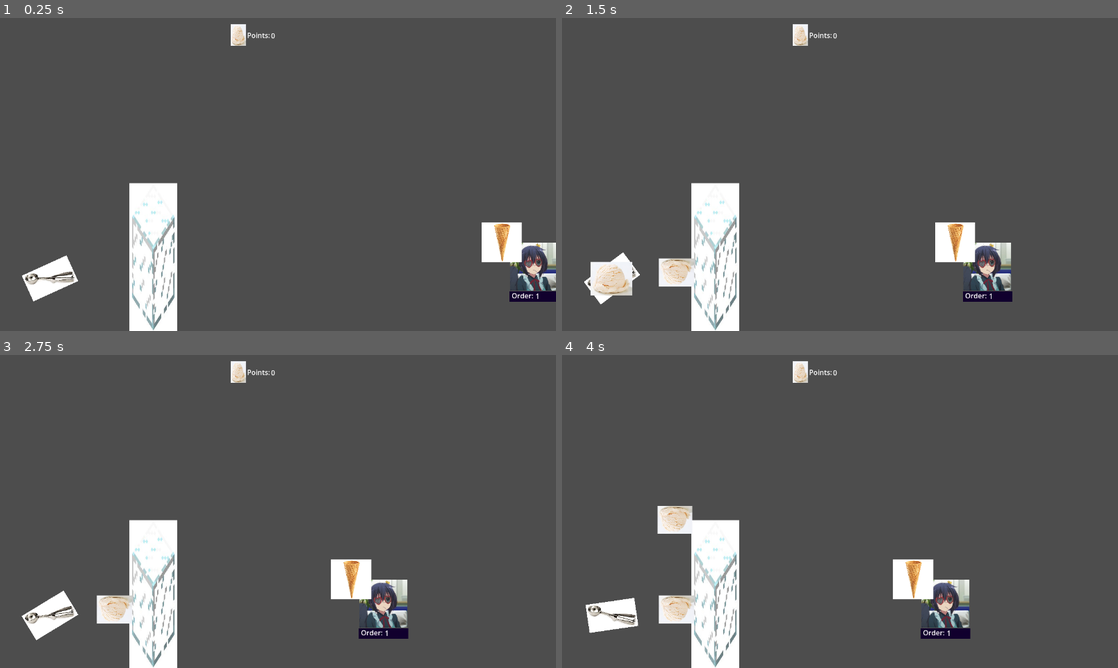
Above: before the commit, frames 1-4 (two rows, left to right).
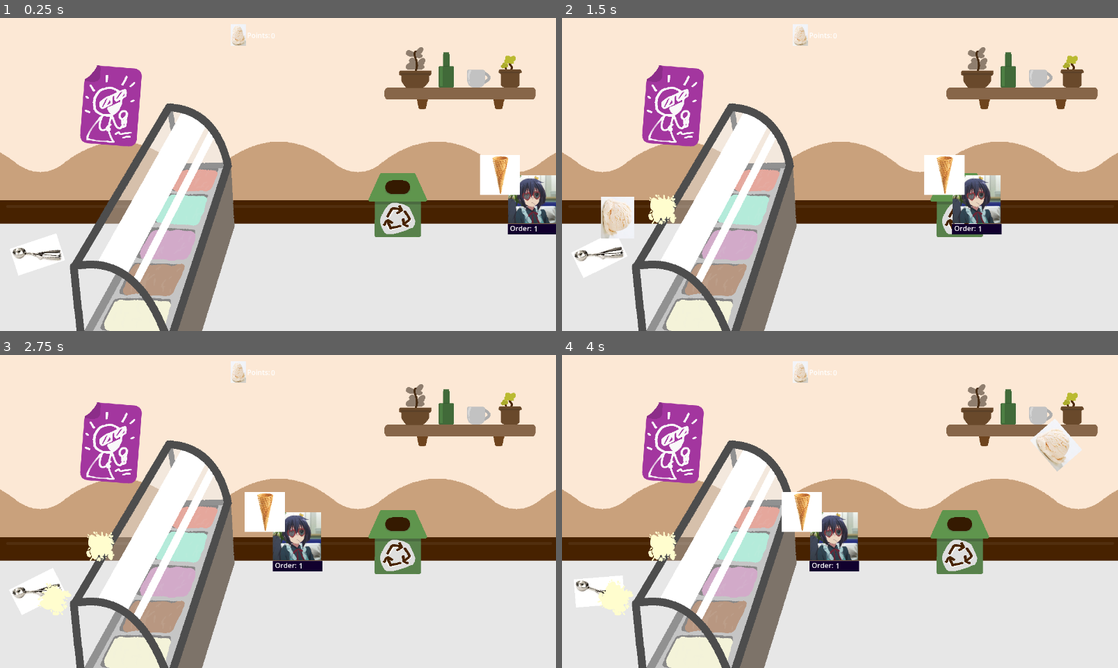
Above: after the commit, the same moments.

Repository: Recsaur/More-Scoops-Plwws-
Game: Godot game, scene res://Scenes/main.tscn
Two runs of this game, one before a commit and one after it. Both use one fixed random seed, a clock stepped at 60 frames per second and the inputs below.
Inputs (mouse positions are in pixels of both pictures, inside the frame that each line leads up to):
- Up to frame 1 (0.25 s): no input
- Up to frame 2 (1.5 s): tap Enter at 0.5 s; move the mouse to (840, 174) at 0.52 s; press the mouse at (840, 174) at 0.53 s; hold Right 0.53-1.28 s; move the mouse to (728, 190) at 1.27 s; release the mouse at (728, 190) at 1.28 s; hold Down from 1.28 s (still down); click (728, 190) at 1.35 s
- Up to frame 3 (2.75 s): move the mouse to (333, 442) at 2.02 s; release Down at 2.03 s; press the mouse at (333, 442) at 2.03 s; hold Right from 2.03 s (still down); tap Alt at 2.1 s
- Up to frame 4 (4 s): move the mouse to (812, 574) at 2.77 s; release Right at 2.78 s; release the mouse at (812, 574) at 2.78 s; hold Up 2.78-3.53 s; tap Shift at 2.85 s; click (812, 574) at 3.05 s; move the mouse to (1006, 558) at 3.52 s; press the mouse at (1006, 558) at 3.53 s; hold Left from 3.53 s (still down)

The runs differ from the first frame. In frame 1, 95% of the frame differs, in the area x 0-100%, y 0-100%; in frame 2, 95%; in frame 3, 95%; in frame 4, 95%.

Commit message:
Added more liveliness to the game, background got added, art for the icecream bar window, splat and scoop of ice cream as well. When ice cream lands it squashes and streches to make it more fun and alive. When ice cream gets launched, the scoop rotates to the angle that its moving towards.

Diff:
--- a/OnConeScoop.tscn
+++ b/OnConeScoop.tscn
@@ -1,10 +1,13 @@
-[gd_scene load_steps=2 format=3 uid="uid://24hva8beftfl"]
+[gd_scene load_steps=3 format=3 uid="uid://24hva8beftfl"]
 
-[ext_resource type="Texture2D" uid="uid://lnnlon0fyexr" path="res://images/icecream.jpg" id="1_v5xxb"]
+[ext_resource type="Script" uid="uid://dsk7ett7e7p31" path="res://on_cone_scoop.gd" id="1_2oac6"]
+[ext_resource type="Texture2D" uid="uid://dxm4bq61ck36b" path="res://images/IceCreamOn.png" id="2_2oac6"]
 
-[node name="Node2D" type="Node2D"]
+[node name="OnConeScoop" type="Node2D"]
+script = ExtResource("1_2oac6")
 
 [node name="Sprite2D" type="Sprite2D" parent="."]
-position = Vector2(0, -24.000006)
-scale = Vector2(0.5954938, 0.5954938)
-texture = ExtResource("1_v5xxb")
+position = Vector2(0, -47)
+scale = Vector2(0.34408346, 0.34408346)
+texture = ExtResource("2_2oac6")
+offset = Vector2(0, -61.115)
--- a/Scenes/WafCone.tscn
+++ b/Scenes/WafCone.tscn
@@ -1,10 +1,7 @@
-[gd_scene load_steps=5 format=3 uid="uid://b783v0ec2k76u"]
+[gd_scene load_steps=4 format=3 uid="uid://b783v0ec2k76u"]
 
 [ext_resource type="Texture2D" uid="uid://1heowg5exrbt" path="res://images/cone.jpg" id="1_2xkri"]
 [ext_resource type="Script" uid="uid://bsenofbpi7i7x" path="res://scripts/ConeScript.gd" id="2_j0p4p"]
-
-[sub_resource type="RectangleShape2D" id="RectangleShape2D_j0p4p"]
-size = Vector2(5.885762, 3.8812265)
 
 [sub_resource type="RectangleShape2D" id="RectangleShape2D_8exh8"]
 size = Vector2(800, 139.99998)
@@ -14,14 +11,6 @@
 [node name="Sprite2D" type="Sprite2D" parent="."]
 scale = Vector2(0.2, 0.2)
 texture = ExtResource("1_2xkri")
-
-[node name="StaticBody2D" type="StaticBody2D" parent="."]
-scale = Vector2(0.19999999, 0.19999999)
-
-[node name="CollisionShape2D" type="CollisionShape2D" parent="StaticBody2D"]
-position = Vector2(15.000002, -190.00002)
-scale = Vector2(33.1308, -42.280636)
-shape = SubResource("RectangleShape2D_j0p4p")
 
 [node name="Area2D" type="Area2D" parent="."]
 scale = Vector2(0.2, 0.2)
--- a/Scenes/glas.tscn
+++ b/Scenes/glas.tscn
@@ -1,15 +1,44 @@
-[gd_scene load_steps=3 format=3 uid="uid://86ey1mixwtiv"]
+[gd_scene load_steps=6 format=3 uid="uid://86ey1mixwtiv"]
 
-[ext_resource type="Texture2D" uid="uid://dawbpo04snh84" path="res://images/glas.jpg" id="1_j6d30"]
+[ext_resource type="Texture2D" uid="uid://ddjnh0fdulkgt" path="res://images/IceCreamWindow.png" id="1_pg4xd"]
 
 [sub_resource type="RectangleShape2D" id="RectangleShape2D_pr1lq"]
-size = Vector2(162, 162)
+size = Vector2(48, 65.15221)
+
+[sub_resource type="RectangleShape2D" id="RectangleShape2D_oqqot"]
+size = Vector2(45.115067, 79.93422)
+
+[sub_resource type="RectangleShape2D" id="RectangleShape2D_mrwtu"]
+size = Vector2(20, 69)
+
+[sub_resource type="RectangleShape2D" id="RectangleShape2D_sx8aj"]
+size = Vector2(20.984644, 21.211407)
 
 [node name="Glass" type="StaticBody2D"]
-
-[node name="CollisionShape2D" type="CollisionShape2D" parent="."]
-shape = SubResource("RectangleShape2D_pr1lq")
+rotation = -0.09955387
 
 [node name="Sprite2D" type="Sprite2D" parent="."]
 scale = Vector2(0.15, 0.15)
-texture = ExtResource("1_j6d30")
+texture = ExtResource("1_pg4xd")
+
+[node name="CollisionShape2D" type="CollisionShape2D" parent="."]
+position = Vector2(-7.6601415, 35.015724)
+rotation = 0.40357265
+scale = Vector2(0.99999994, 0.99999994)
+shape = SubResource("RectangleShape2D_pr1lq")
+
+[node name="CollisionShape2D3" type="CollisionShape2D" parent="."]
+position = Vector2(-16.143585, 31.63993)
+rotation = 0.11299599
+scale = Vector2(0.9999998, 0.9999998)
+shape = SubResource("RectangleShape2D_oqqot")
+
+[node name="CollisionShape2D4" type="CollisionShape2D" parent="."]
+position = Vector2(-33, 34.5)
+shape = SubResource("RectangleShape2D_mrwtu")
+
+[node name="CollisionShape2D5" type="CollisionShape2D" parent="."]
+position = Vector2(-28.089024, -2.0677958)
+rotation = 0.6509819
+scale = Vector2(0.9999998, 0.9999998)
+shape = SubResource("RectangleShape2D_sx8aj")
--- a/Scenes/main.tscn
+++ b/Scenes/main.tscn
@@ -1,5 +1,6 @@
-[gd_scene load_steps=6 format=3 uid="uid://c5sptbsrinp51"]
+[gd_scene load_steps=7 format=3 uid="uid://c5sptbsrinp51"]
 
+[ext_resource type="Texture2D" uid="uid://bomn37m5g5j7y" path="res://images/MSP_bg.png" id="1_21xkr"]
 [ext_resource type="PackedScene" uid="uid://ckji2leywmfux" path="res://Scenes/VectorCreate.tscn" id="3_8gbba"]
 [ext_resource type="PackedScene" uid="uid://86ey1mixwtiv" path="res://Scenes/glas.tscn" id="3_jjvhh"]
 [ext_resource type="PackedScene" uid="uid://ds7ghhgnba25w" path="res://Scenes/scoop.tscn" id="4_jjvhh"]
@@ -8,18 +9,20 @@
 
 [node name="Main" type="Node2D"]
 
-[node name="Vector" parent="." instance=ExtResource("3_8gbba")]
-position = Vector2(641, 362)
+[node name="Sprite2D" type="Sprite2D" parent="."]
+position = Vector2(640.00006, 360.00003)
+scale = Vector2(0.6666667, 0.6666667)
+texture = ExtResource("1_21xkr")
 
 [node name="Marker2D" type="Marker2D" parent="."]
-position = Vector2(114, 596)
-
-[node name="StaticBody2D" parent="." instance=ExtResource("3_jjvhh")]
-position = Vector2(353, 550.00006)
-scale = Vector2(0.6762667, 2.0997775)
+position = Vector2(128, 456)
 
 [node name="Scoop" parent="." instance=ExtResource("4_jjvhh")]
-position = Vector2(115, 599)
+position = Vector2(86, 544)
+
+[node name="IceCreamWindow" parent="." instance=ExtResource("3_jjvhh")]
+position = Vector2(365, 544)
+scale = Vector2(4.7849665, 4.7849665)
 
 [node name="PointsUI" parent="." instance=ExtResource("5_kry3j")]
 offset_left = 531.0
@@ -28,17 +31,20 @@
 offset_bottom = 14.0
 
 [node name="Customer" parent="." instance=ExtResource("6_21xkr")]
-position = Vector2(1133, 516)
+position = Vector2(1153, 368)
 
 [node name="Limit" type="Marker2D" parent="."]
 position = Vector2(443, 572)
 
 [node name="Start" type="Marker2D" parent="."]
-position = Vector2(1279, 572)
+position = Vector2(1279, 417)
 
 [node name="CustomerSpawn" type="Timer" parent="."]
 wait_time = 5.0
 one_shot = true
 autostart = true
 
+[node name="Vector" parent="." instance=ExtResource("3_8gbba")]
+position = Vector2(641, 362)
+
 [connection signal="timeout" from="CustomerSpawn" to="Vector" method="_on_customer_spawn_timeout"]
--- a/Scenes/splat.tscn
+++ b/Scenes/splat.tscn
@@ -1,12 +1,13 @@
 [gd_scene load_steps=3 format=3 uid="uid://cxj0ro14ntj5v"]
 
 [ext_resource type="Script" uid="uid://nesdiaab5b6r" path="res://scripts/splat.gd" id="1_16b8e"]
-[ext_resource type="Texture2D" uid="uid://lnnlon0fyexr" path="res://images/icecream.jpg" id="1_wedco"]
+[ext_resource type="Texture2D" uid="uid://q0ke1gh172ee" path="res://images/splaat.png" id="2_86gu5"]
 
 [node name="Splat" type="Node2D"]
 script = ExtResource("1_16b8e")
 
 [node name="Sprite2D" type="Sprite2D" parent="."]
-scale = Vector2(0.25179633, 0.25179633)
-texture = ExtResource("1_wedco")
+scale = Vector2(0.16685973, 0.16685973)
+texture = ExtResource("2_86gu5")
+offset = Vector2(0, 10.005)
 flip_v = true
--- /dev/null
+++ b/on_cone_scoop.gd
@@ -0,0 +1,14 @@
+extends Node2D
+
+@onready var wantedpos = $Sprite2D.position.y
+
+# Called when the node enters the scene tree for the first time.
+func _ready() -> void:
+	$Sprite2D.scale = Vector2(0.65,0.2)
+	$Sprite2D.position.y += 20
+
+# Called every frame. 'delta' is the elapsed time since the previous frame.
+func _process(delta: float) -> void:
+	$Sprite2D.position.y = move_toward($Sprite2D.position.y,wantedpos,2)
+	$Sprite2D.scale.x = move_toward($Sprite2D.scale.x,0.344,0.05)
+	$Sprite2D.scale.y = move_toward($Sprite2D.scale.y,0.344,0.05)
--- a/scripts/ConeScript.gd
+++ b/scripts/ConeScript.gd
@@ -29,13 +29,13 @@
 			var parent = get_parent()
 			if parent:
 				parent.add_child(IceCreamNew)
-				IceCreamNew.global_position = global_position
+				IceCreamNew.global_position = Vector2(global_position.x,global_position.y+15)
 
 
 			#print("HIT", self)
 			if Scoops >= ScoopsNeeded:
 				GameController.CustomersServed += 1
-				#print("DONE")
+				print("DONE")
 				Scoops = 0
 				get_parent().get_parent().queue_free()
 				queue_free()
--- a/scripts/GameController.gd
+++ b/scripts/GameController.gd
@@ -2,6 +2,8 @@
 
 @export var Points: int = 0
 
+
+var ICS_Rotation = 1
 #EVERYTHING TO CALC STATISTICS HERE
 var NumScoopsLaunched = 0 #Number of scoops launched
 var CustomersServed = 0 #Number of Customers served
--- a/scripts/IceCreamScoop.gd
+++ b/scripts/IceCreamScoop.gd
@@ -22,6 +22,12 @@
 	await get_tree().physics_frame
 	apply_central_impulse(force*6.75)
 	await get_tree().create_timer(5.0).timeout
+	var IceCreamNew = ICECREAM.instantiate()
+	var parent = get_parent()
+	if parent:
+		parent.add_child(IceCreamNew)
+		IceCreamNew.global_position = global_position
+	GameController.ICS_Rotation = linear_velocity.angle()
 	queue_free()
 	#apply_impulse(Vector2.ZERO, force)
 
@@ -40,7 +46,12 @@
 	if parent:
 		parent.add_child(IceCreamNew)
 		IceCreamNew.global_position = global_position
+	GameController.ICS_Rotation = linear_velocity.angle()
 	queue_free()
+
+func  _physics_process(delta: float) -> void:
+	$Sprite2D.rotation = linear_velocity.angle()
+	#print(linear_velocity.angle())
 
 func MyScoop():
 	if Claimed:
--- a/scripts/customer.gd
+++ b/scripts/customer.gd
@@ -4,10 +4,10 @@
 @onready var Start = $"../Start"
 @onready var Limit = $"../Limit"
 @export var Scoops = 0
-const SPEED = 200.0
 const JUMP_VELOCITY = -400.0
 const BOUNDARY = 15
 var rng = RandomNumberGenerator.new()
+var Speed = rng.randf_range(150, 300)
 var movement_time_left = rng.randf_range(0.75, 3.5)
 var ScoopsNeeded = rng.randi_range(1,3)
 var direction = -1
@@ -18,8 +18,14 @@
 	position = Start.position
 
 func _physics_process(delta: float) -> void:
+	if Speed >250 and movement_time_left >2.75:
+		print("TOO FAST")
+		print("Speed is: ", Speed)
+		print("Time Move is:", movement_time_left)
+		movement_time_left = rng.randf_range(1.75,2)
+		print("New:", movement_time_left)
 	if movement_time_left > 0:
-		var motion = Vector2.LEFT * SPEED * delta
+		var motion = Vector2.LEFT * Speed * delta
 		move_and_collide(motion)
 		movement_time_left -= delta
 
--- a/scripts/splat.gd
+++ b/scripts/splat.gd
@@ -3,6 +3,7 @@
 
 # Called when the node enters the scene tree for the first time.
 func _ready() -> void:
+	rotation = GameController.ICS_Rotation
 	await get_tree().create_timer(3.0).timeout
 	queue_free()
 
Binary file added: images/IceCreamOn.png
Not shown, added: images/IceCreamOn.png.import
Binary file added: images/IceCreamWindow.png
Not shown, added: images/IceCreamWindow.png.import
Binary file added: images/MSP_bg.png
Not shown, added: images/MSP_bg.png.import
Binary file added: images/splaat.png
Not shown, added: images/splaat.png.import
Binary file added: images/splat.png
Not shown, added: images/splat.png.import
Not shown, added: on_cone_scoop.gd.uid
